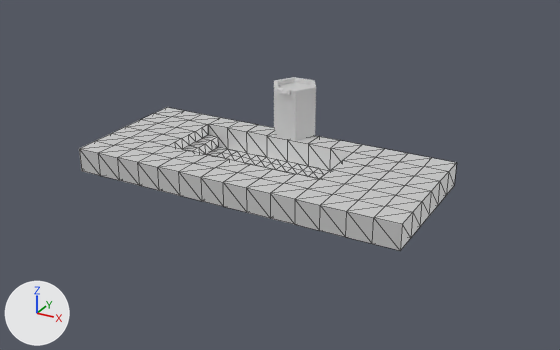
An edit to the COLLADA model Main Build/Art/3D/Baths.dae, drawn before and after from the same camera.
Both versions are drawn from a camera (50 mm lens) standing at (14.57, -24.95, 11.83) and looking at (0.78, 0.13, -0.71). Lighting does not change. The marker at lower left points along +X, +Y and +Z. Mesh edges are drawn as thin lines on the coarser meshes. Where no turn or scale is listed for an object, it has been applied to the vertices. Vertices at the same position are counted once.
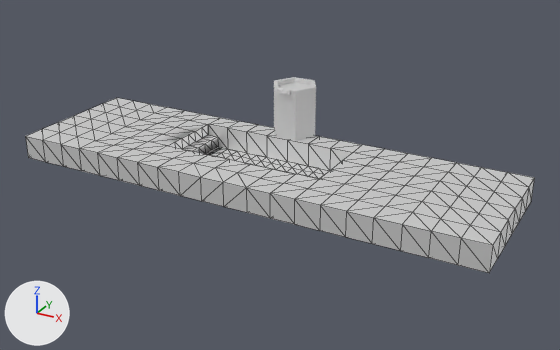
Boxes [x1, y1, x2, y2] around the edits, measured in the pictures (560 x 350 px; the box of a moved part takes in the faces that stretch with it):
'Cube', reshaped (35% wider, 21% taller): before [79, 107, 456, 251]; after [26, 98, 534, 273]
part 1 of me_cube_002, built on: before [400, 164, 456, 250]; after [400, 163, 534, 273]
part 2 of me_cube_002, moved or reshaped: [179, 163, 259, 212] in both
part 3 of me_cube_002, built on: after [26, 98, 166, 171]

Patch to the scene script:
```diff
--- a/Main Build/Art/3D/Baths.dae.py
+++ b/Main Build/Art/3D/Baths.dae.py
@@ me_cube_002 @@
 # used by ob_cube; location = (0.0, 0.0, 0.0)
-me_cube_002.from_pydata(...)  # 288 vertices, 570 faces; spans x -6.92..7.08, y -2.96..3.04, z -0.96..0.04
+me_cube_002.from_pydata(...)  # 373 vertices, 738 faces; spans x -9.92..10.08, y -2.96..3.04, z -0.96..1.04
+# me_cube_002 part 1
+# 12 faces are deleted
+# 14 new vertices lie (1.0, 0.0, 0.0) away from vertices in x 7.08, y -2.96..3.04, z -0.96..0.04
+# 14 new vertices lie (1.0, 0.0, 0.0) away from vertices in x 8.08, y -2.96..3.04, z -0.96..0.04
+# 14 new vertices lie (1.0, 0.0, 0.0) away from vertices in x 9.08, y -2.96..3.04, z -0.96..0.04
+# 96 new faces join them
+# me_cube_002 part 2
+# 12 faces are deleted
+# 12 new faces join them
+# me_cube_002 part 3
+# 12 faces are deleted
+# 14 new vertices lie (-1.0, 0.0, 0.0) away from vertices in x -6.92, y -2.96..3.04, z -0.96..0.04
+# 14 new vertices lie (-1.0, 0.0, 0.0) away from vertices in x -7.92, y -2.96..3.04, z -0.96..0.04
+# 14 new vertices lie (-1.0, 0.0, 0.0) away from vertices in x -8.92, y -2.96..3.04, z -0.96..0.04
+# 96 new faces join them
 me_cube_002.materials.append(mat_baths_tileset)
```
